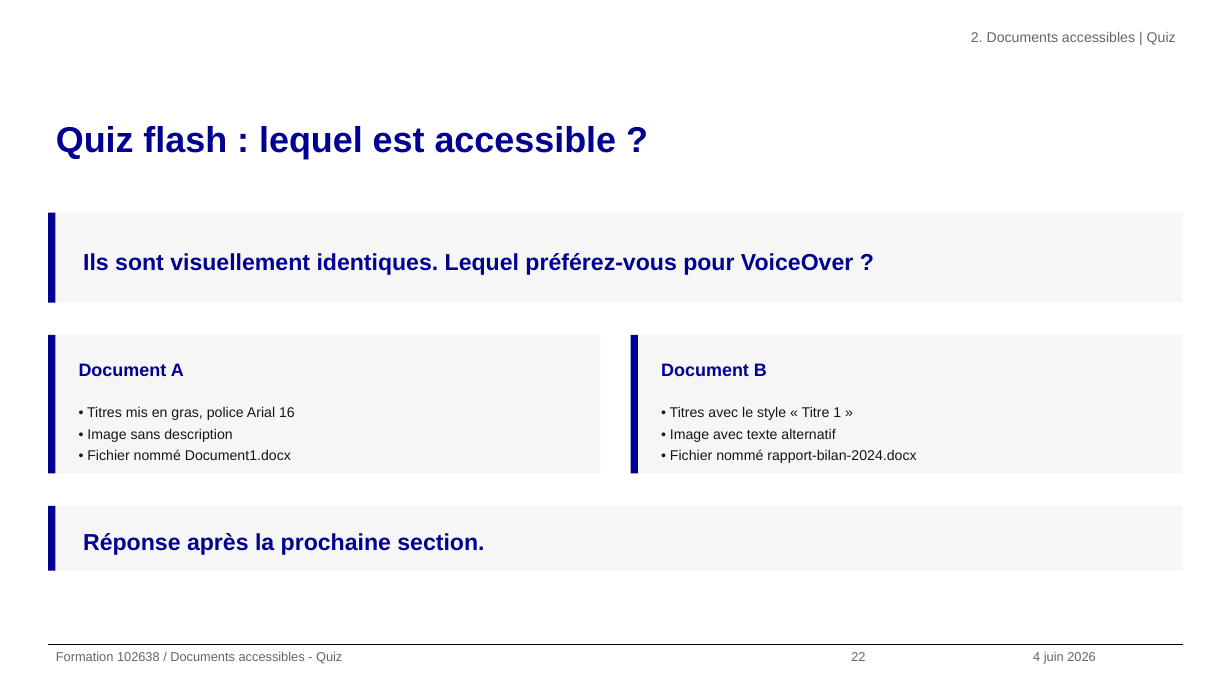
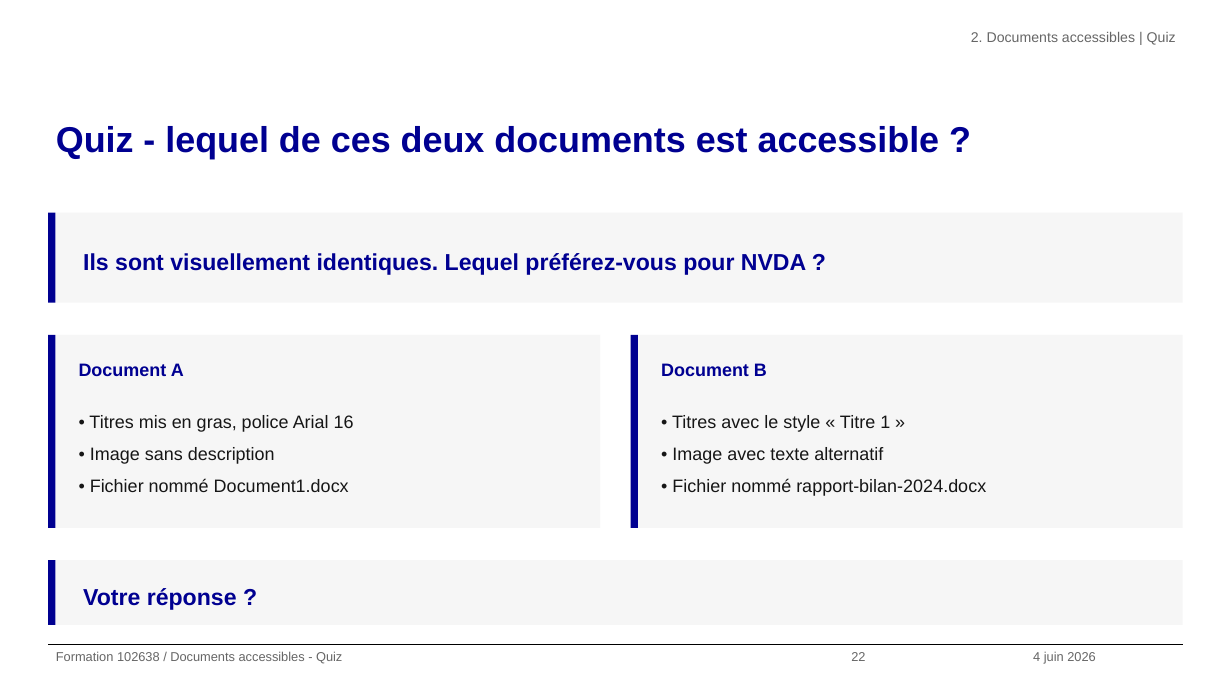
Before and after one commit to alexandra-guiderdoni/usine-fabrication-igpde-102846-ay11, a slide deck: slide 22 of formation-102638-juin-2026.pptx. Drawn at 1232x693 pixels with LibreOffice and Linux fonts; fonts in the diff are those of the drawing; background and template pictures are left out. Boxes give left, top, right and bottom in pixels: in the first picture for what was removed or moved away, otherwise in the second. Text is boxed around its words. In the diff, an @@ line names an element or a change of style, - is before the commit and + after.

```diff
--- a/formation-102638-juin-2026.pptx
+++ b/formation-102638-juin-2026.pptx
@@ title at <box>56,126,940,159</box>: text changed @@
-Quiz flash : lequel est accessible ?
+Quiz - lequel de ces deux documents est accessible ?
@@ text at <box>83,253,806,275</box>: text changed @@
-Ils sont visuellement identiques. Lequel préférez-vous pour VoiceOver ?
+Ils sont visuellement identiques. Lequel préférez-vous pour NVDA ?
@@ rectangle: place and size @@
-rectangle at <box>48,335,55,473</box>
+rectangle at <box>48,335,55,528</box>
@@ rectangle: place and size @@
-rectangle at <box>55,335,600,473</box>
+rectangle at <box>55,335,600,528</box>
@@ rectangle: place and size @@
-rectangle at <box>630,335,638,473</box>
+rectangle at <box>630,335,638,528</box>
@@ rectangle: place and size @@
-rectangle at <box>638,335,1182,473</box>
+rectangle at <box>638,335,1182,528</box>
@@ text "• Titres mis en gras, ..." at <box>89,415,354,492</box>: size 11 to 14 pt; line spacing 1.25 to 1.5 @@
@@ text "• Titres avec le style ..." at <box>672,415,986,496</box>: size 11 to 14 pt; line spacing 1.25 to 1.5 @@
@@ rectangle: place and size @@
-rectangle at <box>48,506,55,570</box>
+rectangle at <box>48,560,55,625</box>
@@ rectangle: place and size @@
-rectangle at <box>55,506,1183,570</box>
+rectangle at <box>55,560,1183,625</box>
@@ text at <box>83,588,237,610</box>: text changed @@
-Réponse après la prochaine section.
+Votre réponse ?
```
Also in this commit, not shown: 80 other slides changed, 42 other files.
